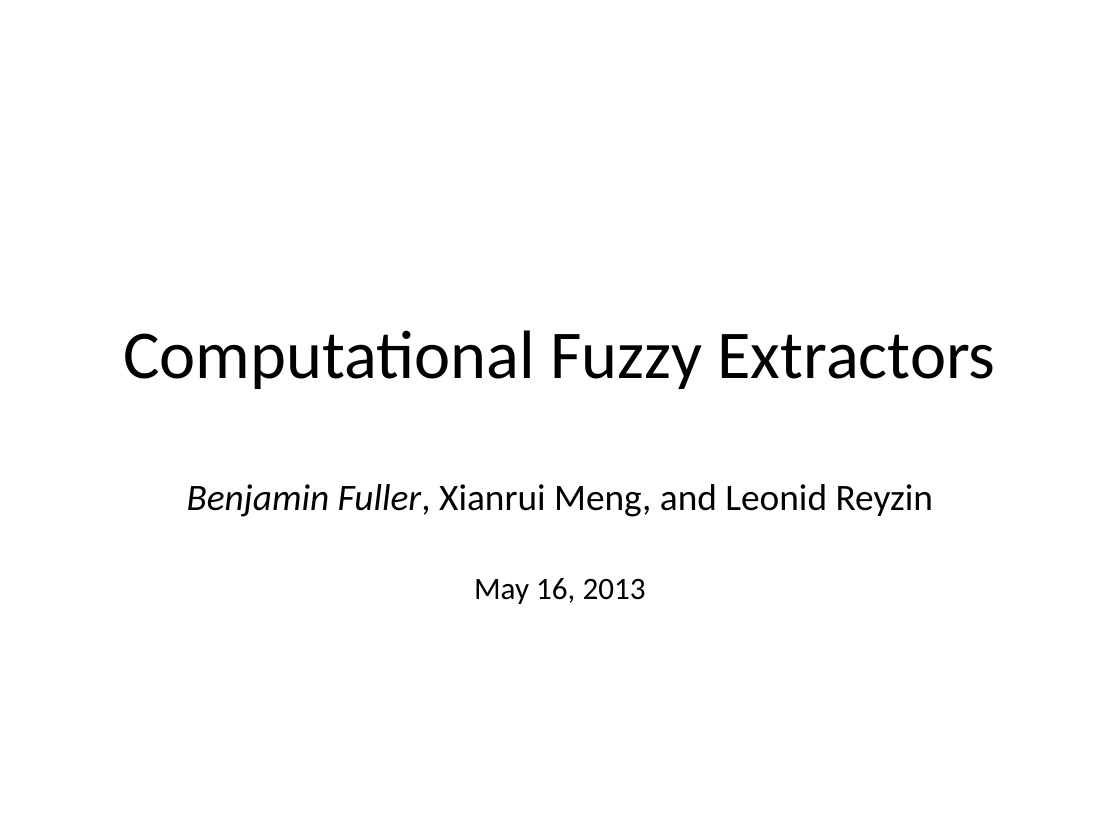
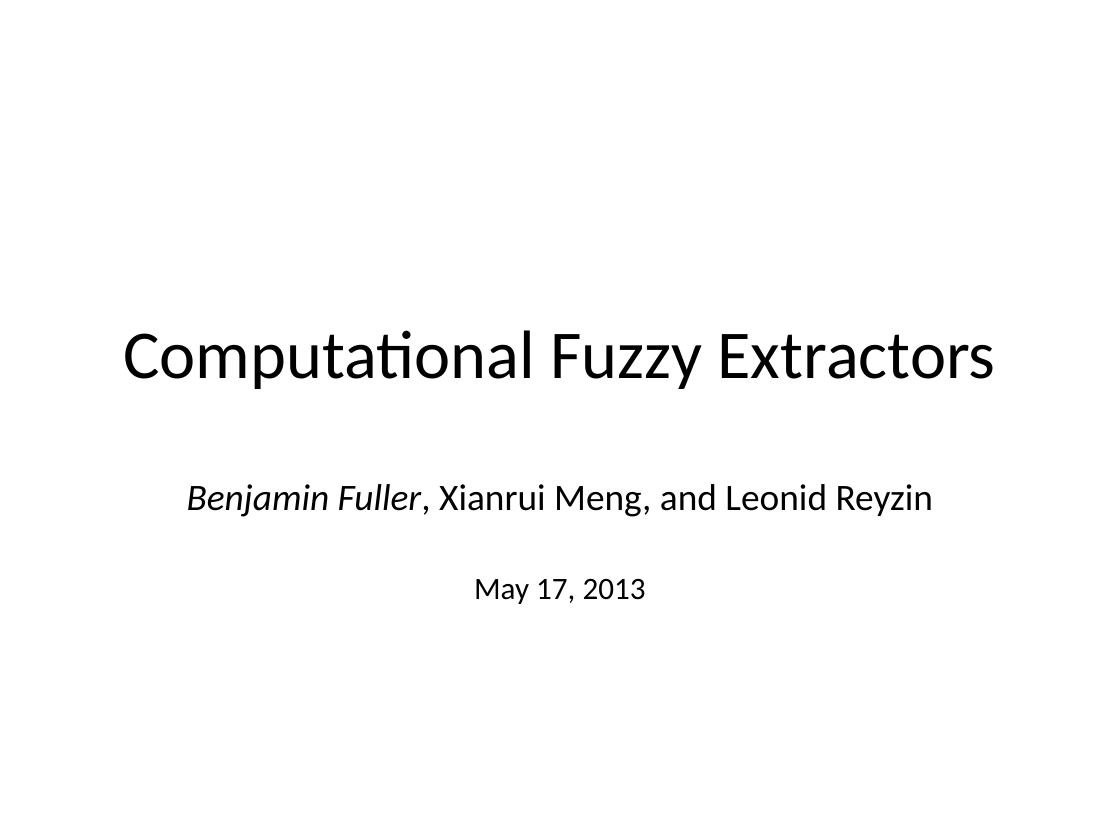
Before and after one commit to xianruimeng/comp-fuzzy-ext, a slide deck: slide 1 of ComputationalFuzzyExtractors.pptx. Drawn at 1120x840 pixels with LibreOffice and Linux fonts; fonts in the diff are those of the drawing. Boxes give left, top, right and bottom in pixels: in the first picture for what was removed or moved away, otherwise in the second. Text is boxed around its words. In the diff, an @@ line names an element or a change of style, - is before the commit and + after.

```diff
--- a/ComputationalFuzzyExtractors.pptx
+++ b/ComputationalFuzzyExtractors.pptx
@@ subtitle at [474,578,646,604]: text changed @@
-May 16, 2013
+May 17, 2013
```
Also in this commit, not shown: 9 other slides changed, 1 other file.
